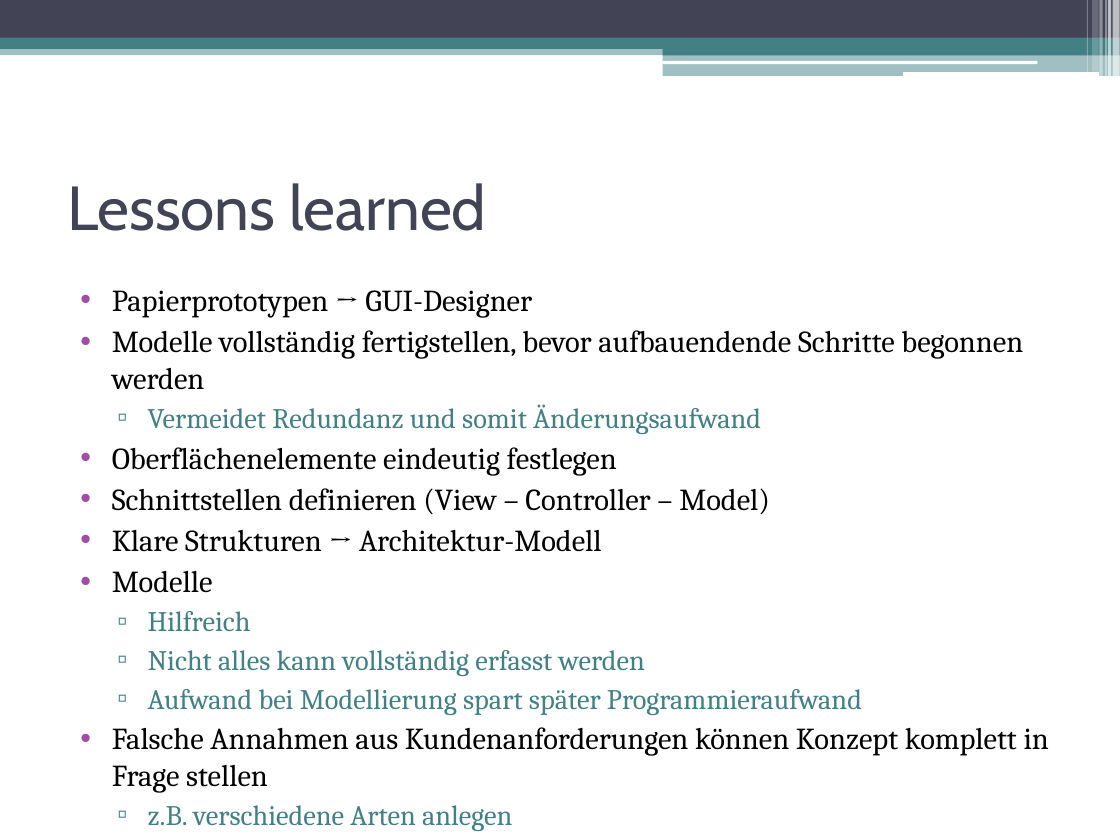
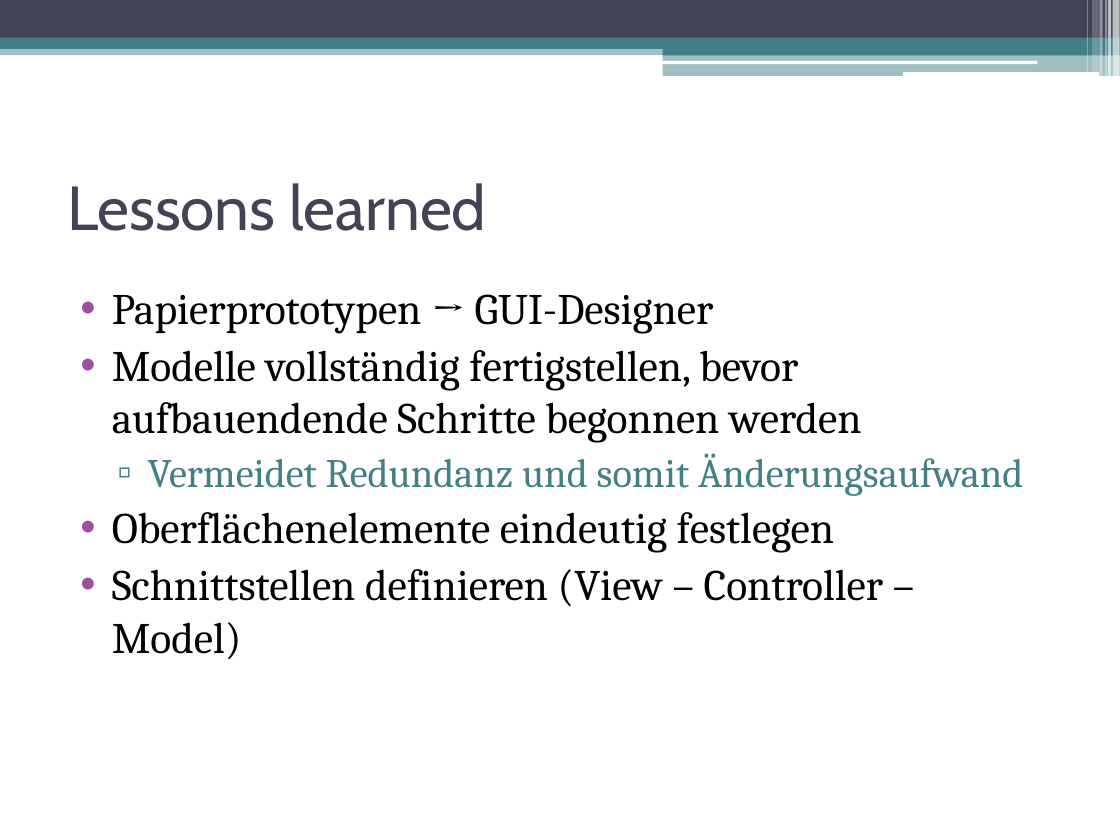
Before and after one commit to DanJoeHa/Fallstudie, a slide deck: slide 15 of Projektmanagement/Abschlusspräsentation.pptx (slide 14 before the commit). Drawn at 1120x840 pixels with LibreOffice and Linux fonts; fonts in the diff are those of the drawing. Boxes give left, top, right and bottom in pixels: in the first picture for what was removed or moved away, otherwise in the second. Text is boxed around its words. In the diff, an @@ line names an element or a change of style, - is before the commit and + after.

```diff
--- a/Projektmanagement/Abschlusspräsentation.pptx
+++ b/Projektmanagement/Abschlusspräsentation.pptx
@@ text "Papierprototypen → GUI-Designer" at box(112, 294, 1023, 659): size 19.6 to 28 pt in "Papierprototypen → GUI-Designer", "Modelle vollständig fertigstellen, bevor aufbauendende Schri ...", "Oberflächenelemente eindeutig festlegen", "Schnittstellen definieren (View – Controller – Model)"; size 18.2 to 26 pt in "Vermeidet Redundanz und somit Änderungsaufwand" @@
@@ text at box(112, 530, 1049, 831): paragraphs removed @@
-• Klare Strukturen → Architektur-Modell
-• Modelle
-  ▫ Hilfreich
-  ▫ Nicht alles kann vollständig erfasst werden
-  ▫ Aufwand bei Modellierung spart später Programmieraufwand
-• Falsche Annahmen aus Kundenanforderungen können Konzept komplett in Frage stellen
-  ▫ z.B. verschiedene Arten anlegen
-  ▫ Anforderungen hinterfragen
```
Also in this commit, not shown: 7 other slides changed, 4 slides added, 1 slide removed, 1 other file.
